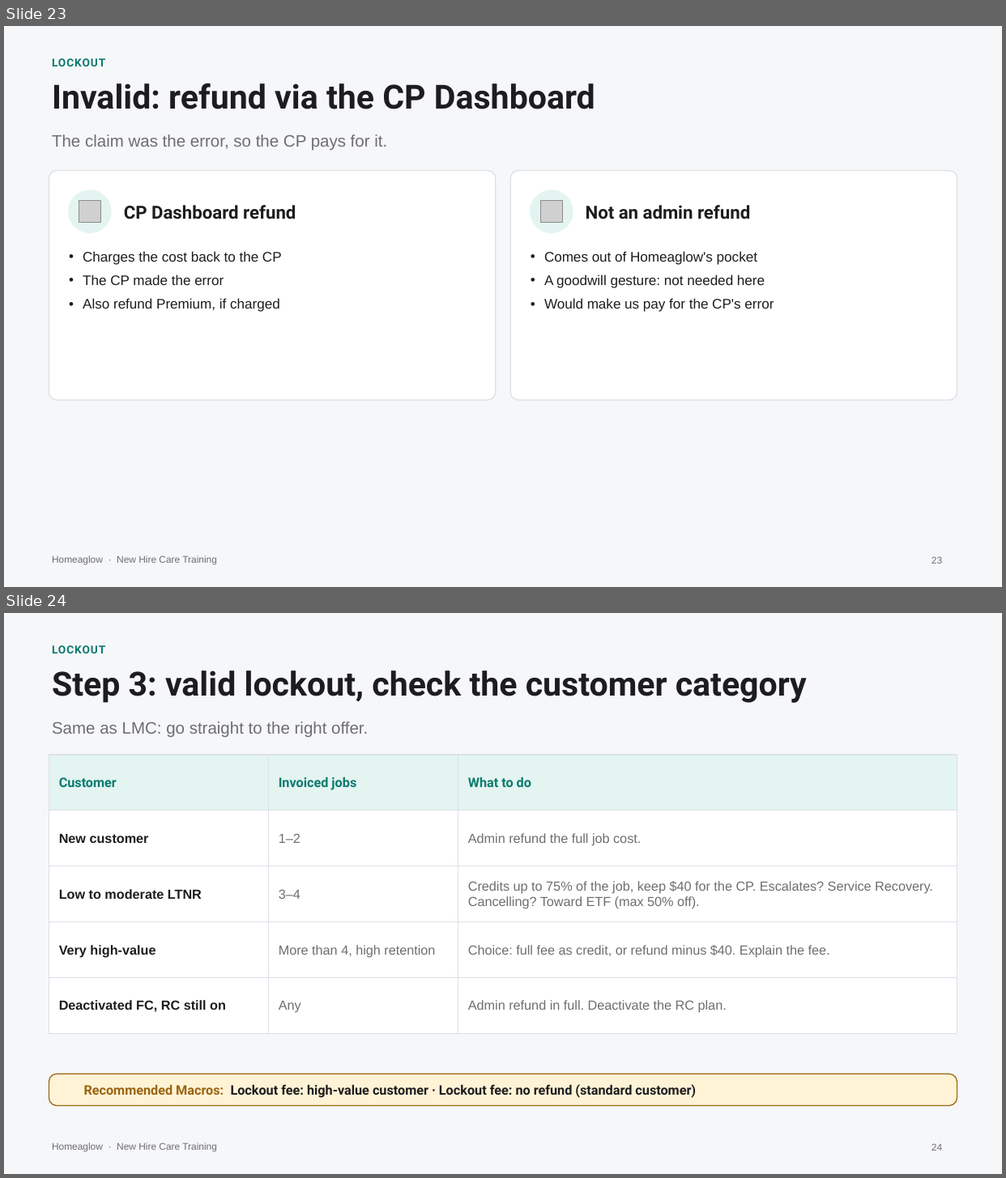
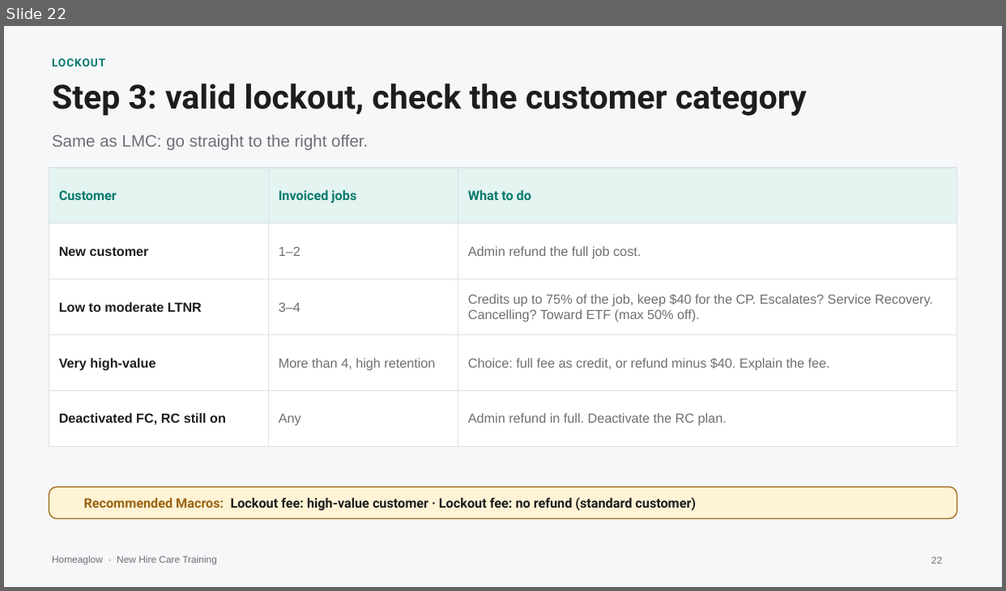
Before and after one commit to anjulimichelle/training, a slide deck: incorrect-info-lmc-lockout/incorrect-info-lmc-lockout.pptx. Shown one above the other, each under a label of ours: slides 23 and 24 before the commit, slide 22 after it. The pictures are 1006x1178 and 1006x591 pixels, drawn with LibreOffice and Linux fonts; fonts in the diff are those of the drawing; grey boxes stand for pictures; background and template pictures are left out. Boxes give left, top, right and bottom in pixels: in the first picture for what was removed or moved away, otherwise in the second. Text is boxed around its words. In the diff, an @@ line names an element or a change of style, - is before the commit and + after.

```diff
--- a/incorrect-info-lmc-lockout/incorrect-info-lmc-lockout.pptx
+++ b/incorrect-info-lmc-lockout/incorrect-info-lmc-lockout.pptx
@@ slide 23 removed at box(4, 26, 1002, 587), background #F6F7F9; not listed: 1 template element that a slide beside it also shows @@
@@ text removed at box(52, 58, 105, 66) @@
-LOCKOUT
@@ text removed at box(52, 83, 595, 109) @@
-Invalid: refund via the CP Dashboard
@@ text removed at box(52, 135, 387, 150) @@
-The claim was the error, so the CP pays for it.
@@ rounded rectangle removed at box(49, 171, 495, 400) @@
@@ rounded rectangle removed at box(511, 171, 957, 400) @@
@@ ellipse removed at box(69, 190, 111, 233) @@
@@ ellipse removed at box(530, 190, 573, 233) @@
@@ picture removed at box(79, 201, 101, 223) @@
@@ text removed at box(124, 205, 296, 220) @@
-CP Dashboard refund
@@ picture removed at box(541, 201, 563, 223) @@
@@ text removed at box(586, 205, 750, 220) @@
-Not an admin refund
@@ text removed at box(83, 251, 282, 312) @@
-• Charges the cost back to the CP
-• The CP made the error
-• Also refund Premium, if charged
@@ text removed at box(544, 251, 774, 312) @@
-• Comes out of Homeaglow's pocket
-• A goodwill gesture: not needed here
-• Would make us pay for the CP's error
@@ page number removed at box(931, 557, 942, 564) @@
-23
@@ what was slide 24 is now slide 22 @@
@@ page number at box(931, 557, 942, 564): text changed @@
-24
+22
```
Also in this commit, not shown: 3 slides changed, 1 other slide removed, 1 other file.
